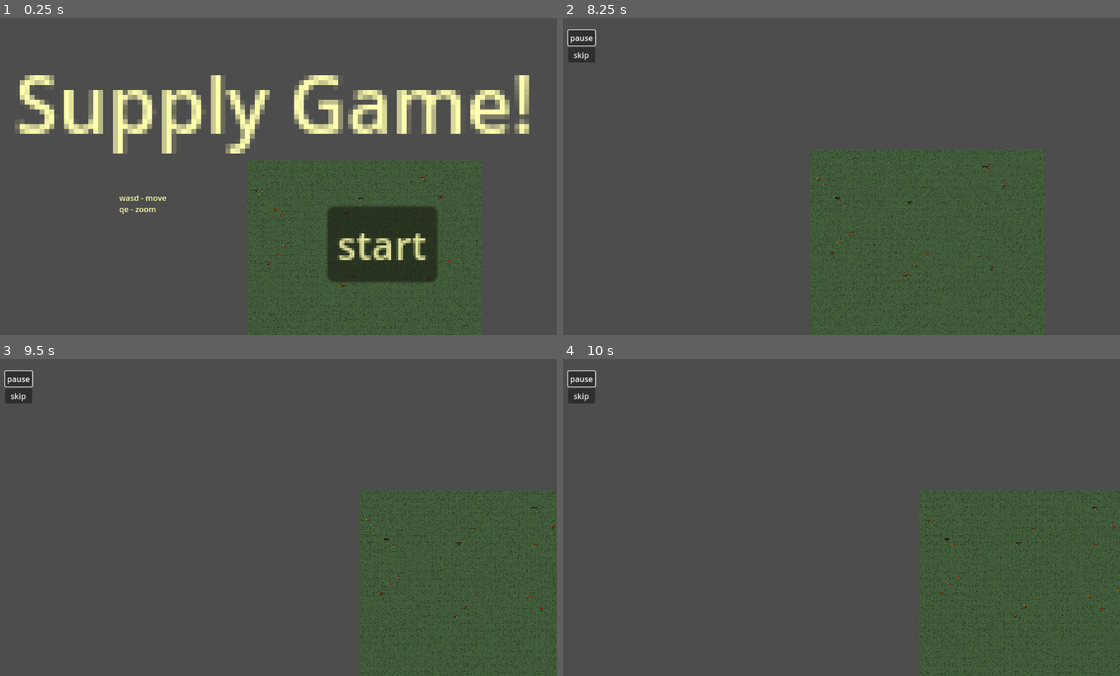
Above: before the commit, frames 1-4 (two rows, left to right).
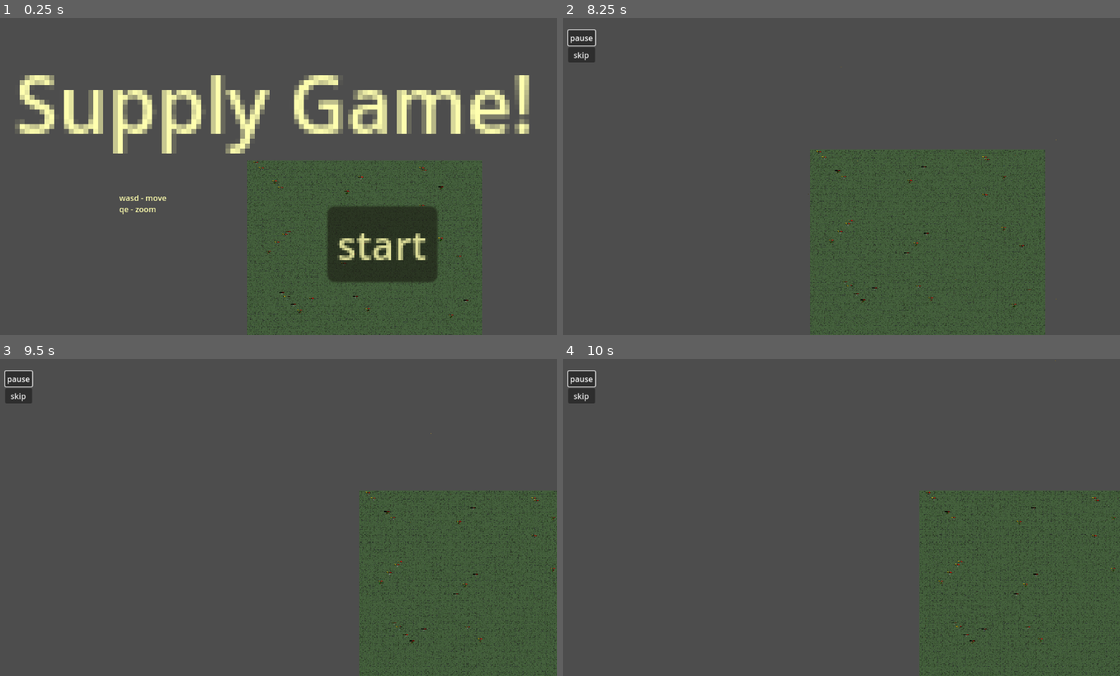
Above: after the commit, the same moments.

Repository: lewis785/ludum-dare-53
Game: Godot game, scene res://scenes/main.tscn
The game is run twice, just before and just after one commit, with the same random seed, the same clock (stepped at 60 frames per second) and the same inputs.
Inputs (mouse positions are in pixels of both pictures, inside the frame that each line leads up to):
- Up to frame 1 (0.25 s): no input
- Up to frame 2 (8.25 s): click "start" at 0.5 s; click "skip" at 1.25 s; click "slow" at 2 s; click "skip" at 2.75 s; click "slow" at 3.5 s; click "skip" at 4.25 s; click "slow" at 5 s; click "pause" at 5.75 s; click "paused" at 6.5 s; move the mouse to (835, 211) at 7.27 s; press the mouse at (835, 211) at 7.28 s; move the mouse to (841, 217) at 8.02 s; release the mouse at (841, 217) at 8.03 s; tap S (camera_down) at 8.1 s; click (841, 217) at 8.17 s
- Up to frame 3 (9.5 s): move the mouse to (261, 527) at 8.77 s; hold A (camera_left) from 8.78 s (still down); click (261, 527) at 8.92 s
- Up to frame 4 (10 s): move the mouse to (930, 520) at 9.52 s; release A (camera_left) at 9.53 s; tap D (camera_right) at 9.6 s; click (930, 520) at 9.67 s

The runs differ from the first frame. In frame 1, 0.2% of the frame differs, in the area x 45-85%, y 45-98%; in frame 2, 0.2%, in the area x 43-89%, y 10-100%; in frame 3, 0.2%; in frame 4, 0.2%.

Commit message:
Added rows and columns for sectors

Diff:
--- a/scenes/game/game.tscn
+++ b/scenes/game/game.tscn
@@ -55,7 +55,8 @@
 
 [node name="map" parent="." instance=ExtResource("1_61p7q")]
 unique_name_in_owner = true
+map_rows = 4
 
 [node name="spawn" parent="." instance=ExtResource("2_uua7f")]
-enemy_scene = SubResource("PackedScene_y4yye")
+enemy_scene = SubResource("PackedScene_82hde")
 scale_factor = 16
--- a/scenes/map/map_initialise.gd
+++ b/scenes/map/map_initialise.gd
@@ -6,10 +6,11 @@
 @onready var tilemap := $TileMap
 @export var width := 900
 @export var height := 900
-@export var map_sectors = 9;
+@export var map_rows = 3;
+@export var map_columns = 3;
 @export var noise_gate := 0.4
 
 # Called when the node enters the scene tree for the first time.
 func _ready():
 	TG.new(tilemap, width, height, noise_gate)
-	MP.new(tilemap, get_tree(), width, height, map_sectors)
+	MP.new(tilemap, get_tree(), width, height, map_rows, map_columns)
--- a/scenes/map/map_populate.gd
+++ b/scenes/map/map_populate.gd
@@ -1,13 +1,12 @@
-var width = 900;
-var height = 900;
-var map_rows;
-var map_columns;
-var map_sectors;
+var width = 900
+var height = 900
+var map_rows
+var map_columns
+var map_sectors
 
 var sector_width
 var sector_height
 var town_turret_range
-var sector_row_amount = 3
 
 var tilemap
 var tree
@@ -21,32 +20,29 @@
 
 
 
-func _init(local_tilemap, local_tree, local_width, local_height, local_map_sectors):
+func _init(local_tilemap, local_tree, local_width, local_height, local_map_rows, local_map_columns):
 	tilemap = local_tilemap
 	tree = local_tree
 
 	width = local_width
 	height = local_height
-	map_sectors = local_map_sectors
-	sector_row_amount = int(sqrt(map_sectors))
+	map_rows = local_map_rows
+	map_columns = local_map_columns
+	map_sectors = map_rows * map_columns
 
-	sector_width = width / sector_row_amount
-	sector_height = height / sector_row_amount
+	sector_width = width / map_columns
+	sector_height = height / map_rows
 	town_turret_range = sector_width/4
 
 	populate_map()
 
 func populate_map():
-	#print("TileMap Pos X:", tilemap.position.x, " Y:", tilemap.position.y)
-	#spawn_structure(5, 5)
 	for sector_num in map_sectors:
 		fill_sector(sector_num)
 
-	#spawn_structure(2, 2)
-
 func fill_sector(sector_number):
-	var sector_x = (sector_number % sector_row_amount) * sector_width
-	var sector_y = floor(sector_number / sector_row_amount) * sector_height
+	var sector_x = (sector_number % map_columns) * sector_width
+	var sector_y = floor(sector_number / map_columns) * sector_height
 
 	var town_x = randi_range(sector_x + town_turret_range, (sector_x+sector_width) - town_turret_range)
 	var town_y = randi_range(sector_y + town_turret_range, (sector_y+sector_height) - town_turret_range)
Not shown: 1 places in scenes/game/game.tscn that only renumber resources
